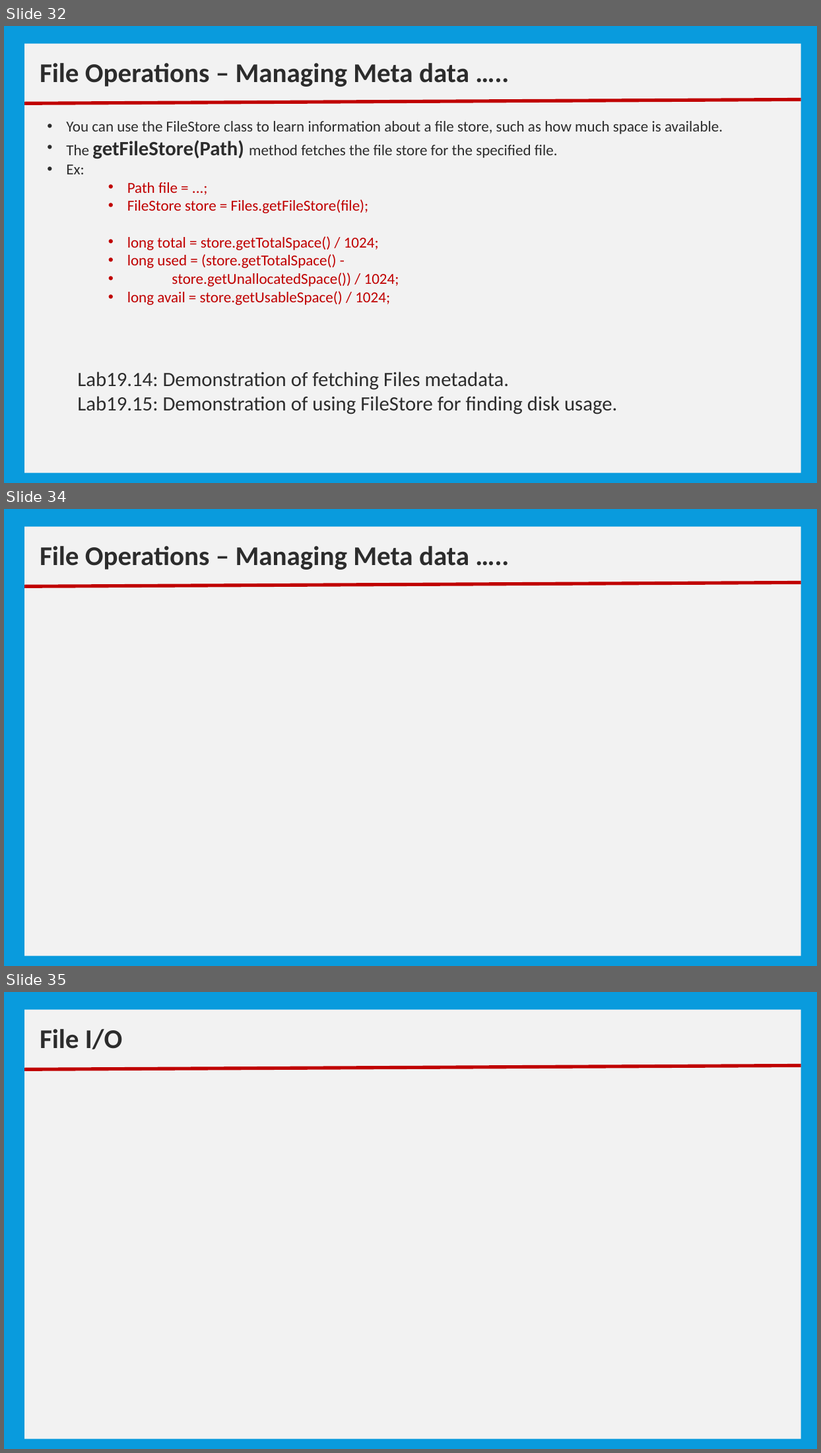
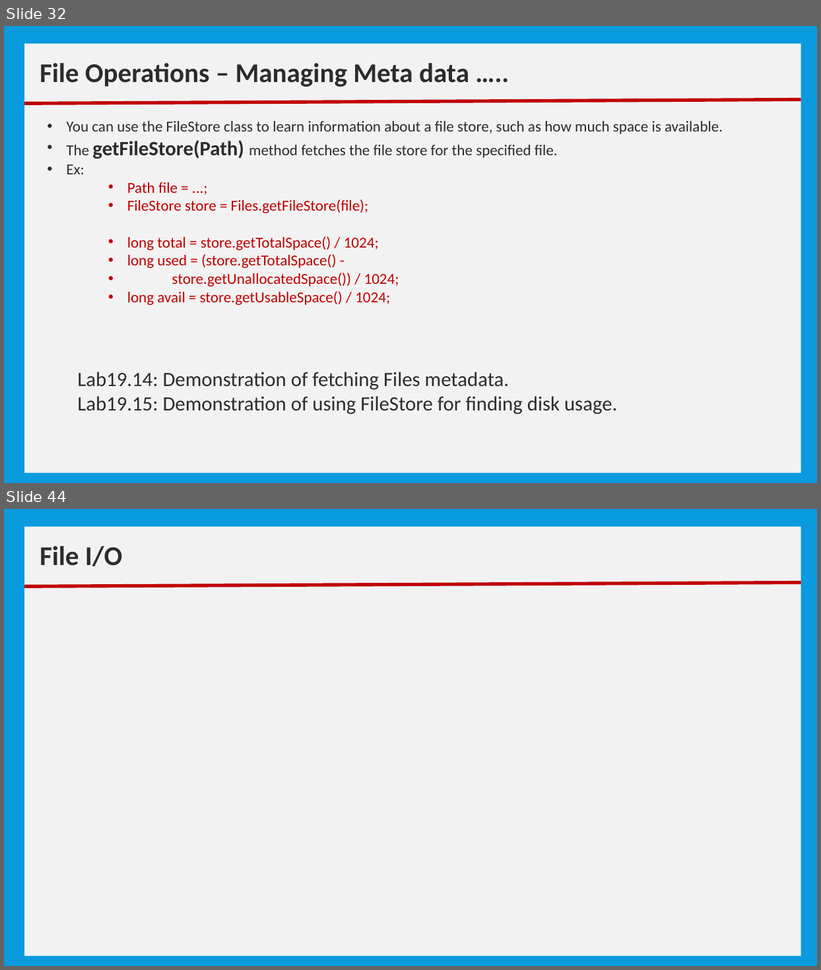
Before and after one commit to nmsgit1234/TechnicalDocs, a slide deck: training/core_java/10_Basic IO.pptx. Shown one above the other, each under a label of ours: slides 32, 34 and 35 before the commit, slides 32 and 44 after it; the slides between them are not shown. The pictures are 821x1453 and 821x970 pixels, drawn with LibreOffice and Linux fonts; fonts in the diff are those of the drawing. Boxes give left, top, right and bottom in pixels: in the first picture for what was removed or moved away, otherwise in the second. Text is boxed around its words. In the diff, an @@ line names an element or a change of style, - is before the commit and + after.

```diff
--- a/training/core_java/10_Basic IO.pptx
+++ b/training/core_java/10_Basic IO.pptx
@@ slide 34 removed at [4,509,817,966], background #099BDD @@
@@ rectangle removed at [24,527,801,956] @@
@@ text removed at [40,546,469,570] @@
-File Operations – Managing Meta data …..
@@ line removed from (24, 586) to (801, 583) @@
@@ what was slide 35 is now slide 44 @@
```
Also in this commit, not shown: 1 slide changed, 10 slides added, 1 other file.
